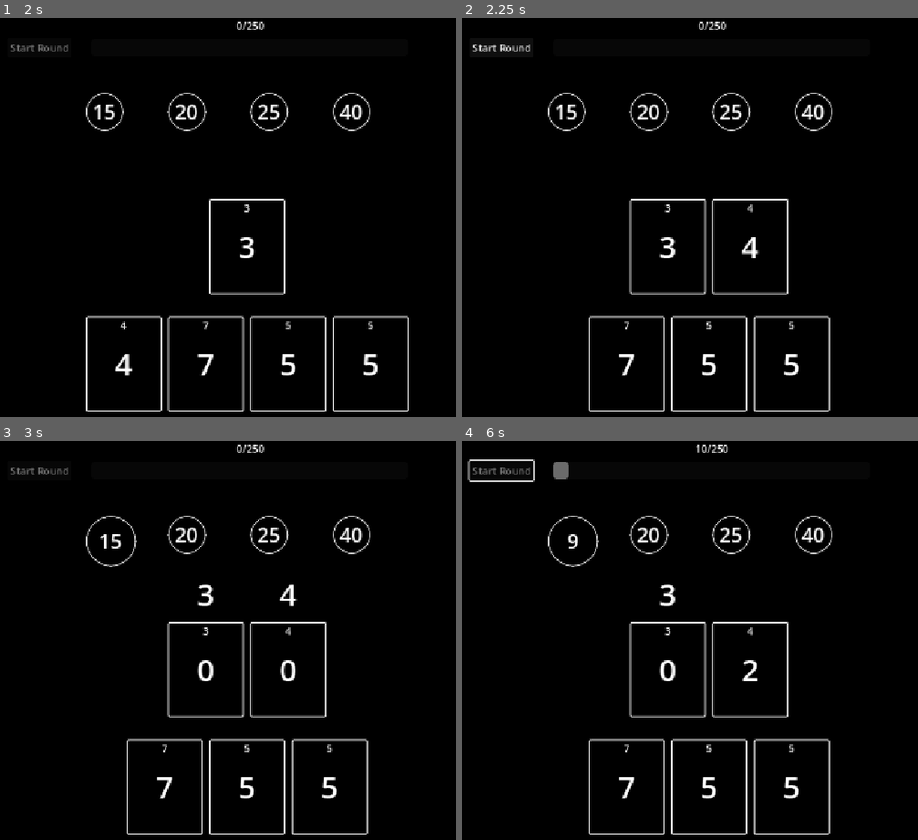
Above: before the commit, frames 1-4 (two rows, left to right).
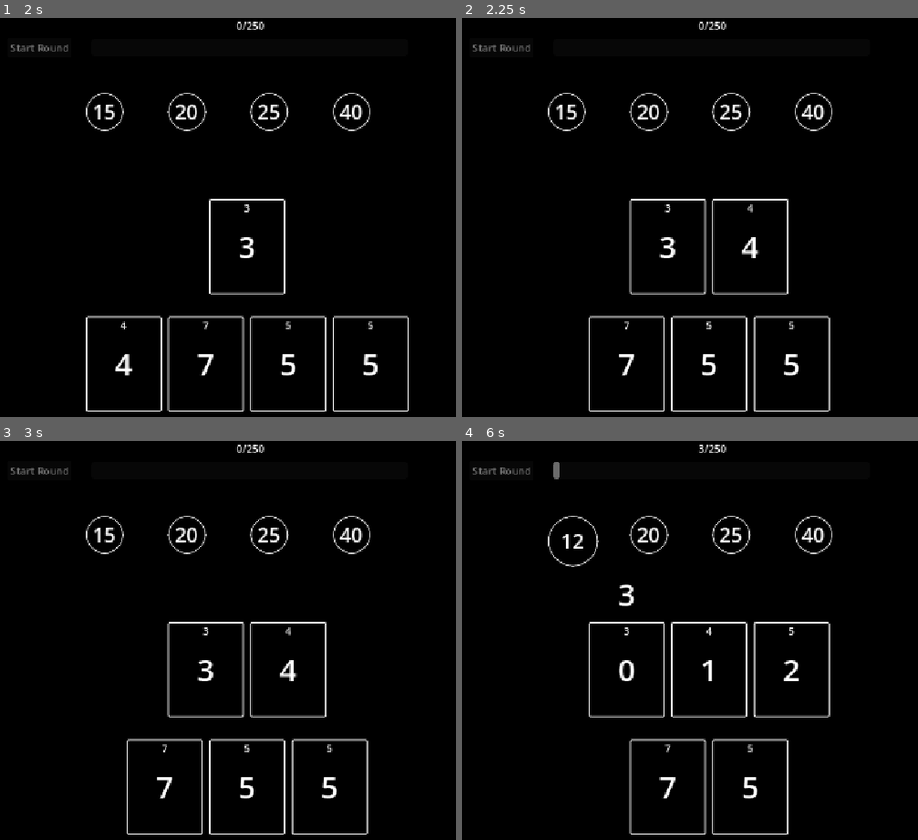
Above: after the commit, the same moments.

Repository: rileylyman/my-magic-gun-that-hates-me
Game: Godot game, scene res://src/select_enemy.tscn
Two runs of this game, one before a commit and one after it. Both use one fixed random seed, a clock stepped at 60 frames per second and the inputs below.
Inputs (mouse positions are in pixels of both pictures, inside the frame that each line leads up to):
- Up to frame 1 (2 s): click "Jackal: 250 hp (enemy1.tres)" at 0.5 s; tap Enter at 1.25 s; move the mouse to (164, 365) at 1.27 s; hold Right (move_right) from 1.28 s (still down); click (164, 365) at 1.42 s
- Up to frame 2 (2.25 s): tap Space at 2 s; move the mouse to (585, 365) at 2.02 s; release Right (move_right) at 2.03 s; hold Down (move_down) from 2.03 s (still down); click (585, 365) at 2.17 s
- Up to frame 3 (3 s): release Down (move_down) at 2.75 s; click (41, 468) at 2.75 s, where only the run before the commit has a clickable "Start Round"
- Up to frame 4 (6 s): move the mouse to (708, 788) at 3.52 s; hold Right (move_right) 3.53-4.25 s; click (708, 788) at 3.67 s; click (503, 468) at 4.25 s, where only the run after the commit has a clickable "Start Round"; move the mouse to (790, 788) at 5.02 s; hold Up (move_up) 5.03-5.78 s; click (790, 788) at 5.17 s; tap Enter at 5.75 s; move the mouse to (626, 788) at 5.77 s; hold Left (move_left) from 5.78 s (still down); click (626, 788) at 5.92 s

Frame 1 is identical in both runs. In frame 2, 0.1% of the frame differs, in the area x 2-15%, y 6-9%; in frame 3, 0.8%; in frame 4, 4.3%, in the area x 1-81%, y 0-99%.

Commit message:
implemennt squares artificat

Diff:
--- /dev/null
+++ b/resources/artifacts/squares.gd
@@ -0,0 +1,7 @@
+extends Artifact
+
+func post_tick_callback(state: TickState) -> void:
+    for c in state.cards:
+        for other in state.cards:
+            if c.max_value == other.max_value * other.max_value:
+                state.score_mult *= 2
--- /dev/null
+++ b/resources/artifacts/squares.tscn
@@ -0,0 +1,8 @@
+[gd_scene format=3 uid="uid://d2o8yhdx6buv1"]
+
+[ext_resource type="Script" uid="uid://4n76nxmu2dp8" path="res://resources/artifacts/squares.gd" id="1_3sytn"]
+
+[node name="Squares" type="Node2D" unique_id=580296597]
+script = ExtResource("1_3sytn")
+title = "Squares"
+description = "If a number and its square hit together, double its damage"
--- a/src/game_manager.gd
+++ b/src/game_manager.gd
@@ -60,6 +60,7 @@
 func end_round() -> void:
 	for c in deck_container.get_children():
 		deck_container.remove_child(c)
+		c.curr = c.max_value
 	get_tree().change_scene_to_file("res://src/choose-artifact.tscn")
 
 func countdown_cards(delta: float) -> void:
@@ -119,6 +120,7 @@
 
 func discard_chosen() -> void:
 	for c in chosen:
+		c.curr = c.max_value
 		discard.append(c)
 	chosen.clear()
 	deal_hand()
--- a/src/global_manager.gd
+++ b/src/global_manager.gd
@@ -8,7 +8,7 @@
 
 var spellslots: int:
 	get:
-		return 2 + GlobalManager.artifacts.filter(func(a): return a is ExtraSlot).size()
+		return 3 + GlobalManager.artifacts.filter(func(a): return a is ExtraSlot).size()
 
 var handsize := 5
 
Not shown, added: resources/artifacts/squares.gd.uid
